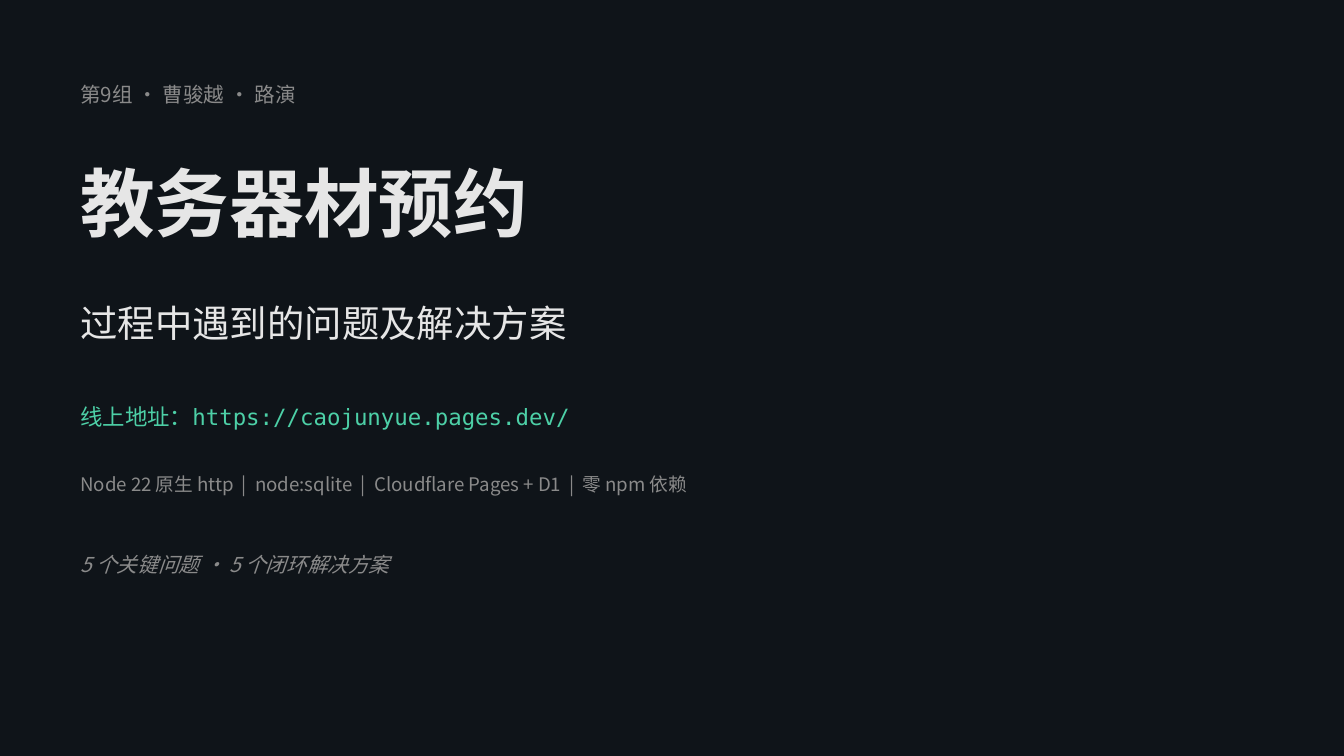
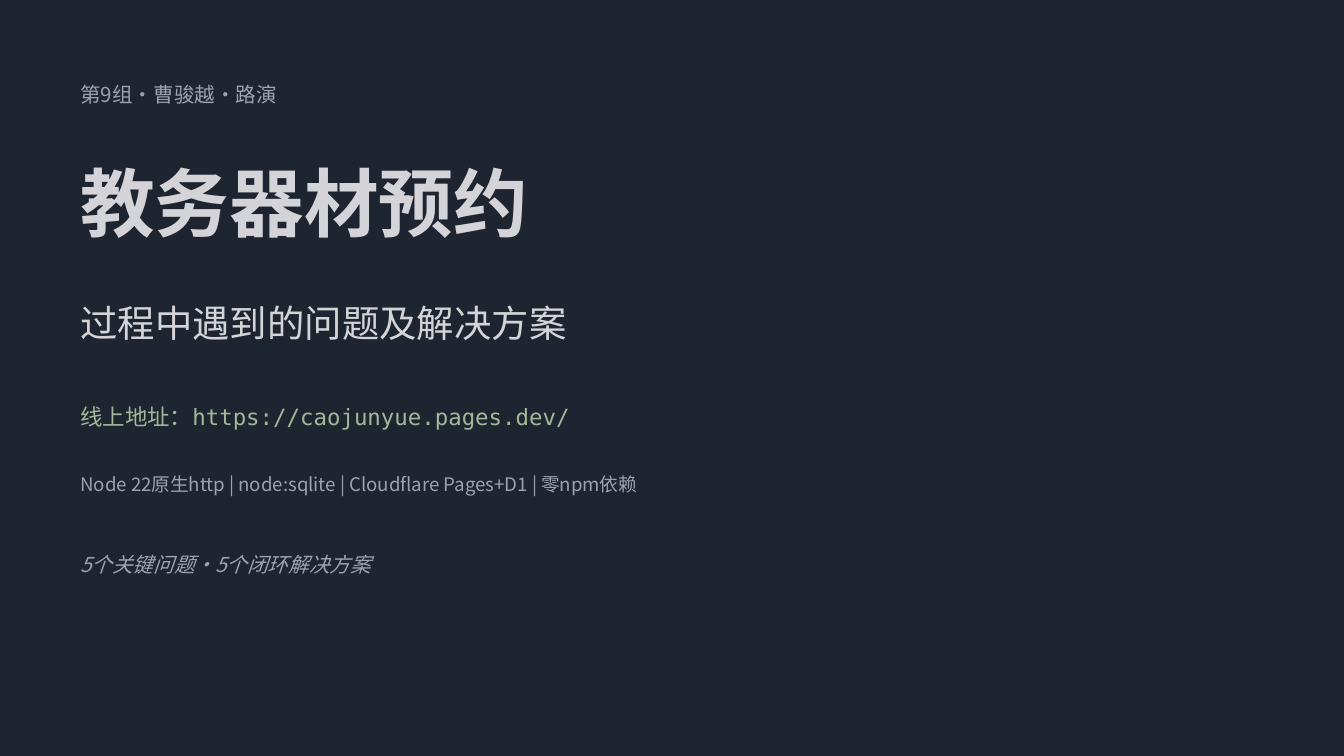
Before and after one commit to yoshino449/caojunyue, a slide deck: slide 1 of docs/路演PPT.pptx. Drawn at 1344x756 pixels with LibreOffice and Linux fonts; fonts in the diff are those of the drawing. Boxes give left, top, right and bottom in pixels: in the first picture for what was removed or moved away, otherwise in the second. Text is boxed around its words. In the diff, an @@ line names an element or a change of style, - is before the commit and + after.

```diff
--- a/docs/路演PPT.pptx
+++ b/docs/路演PPT.pptx
@@ background #0F1419 to #1E2530 @@
@@ text at [80, 85, 277, 104]: text changed; text colour #8A8A8A to #9CA3AF @@
-第9组 · 曹骏越 · 路演
+第9组·曹骏越·路演
@@ text "教务器材预约" at [80, 167, 528, 238]: text colour #E6E6E6 to #D4D4D8 @@
@@ text "过程中遇到的问题及解决方案" at [80, 305, 566, 340]: text colour #E6E6E6 to #D4D4D8 @@
@@ text "线上地址：https://caojunyue.pages.dev/" at [80, 406, 569, 430]: text colour #4DD0A7 to #A3B899 @@
@@ text at [80, 475, 637, 496]: text changed; text colour #8A8A8A to #9CA3AF @@
-Node 22 原生 http | node:sqlite | Cloudflare Pages + D1 | 零 npm 依赖
+Node 22原生http | node:sqlite | Cloudflare Pages+D1 | 零npm依赖
@@ text at [80, 555, 370, 574]: text changed; text colour #8A8A8A to #9CA3AF @@
-5 个关键问题 · 5 个闭环解决方案
+5个关键问题·5个闭环解决方案
```
Also in this commit, not shown: 5 other slides changed.
